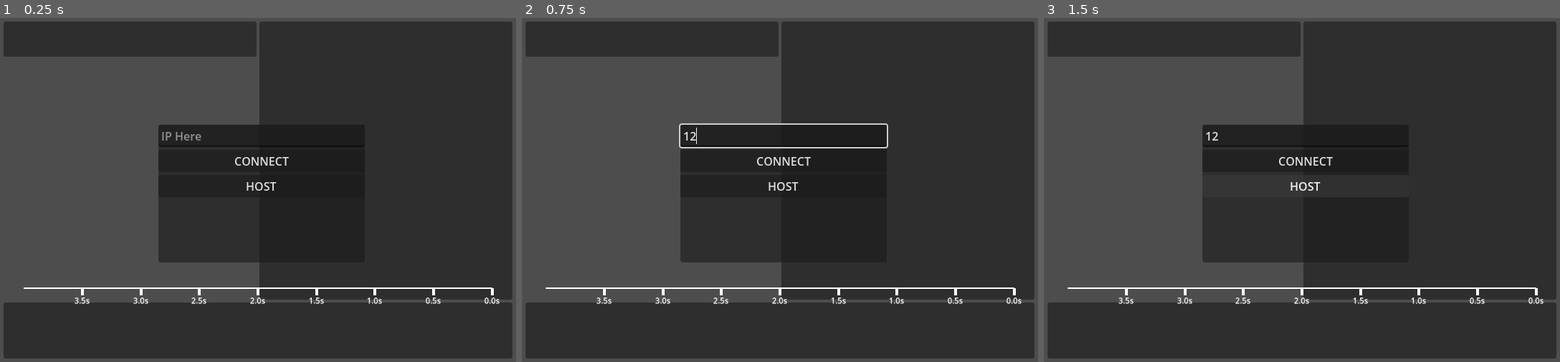
Above: before the commit, frames 1-3 (left to right).
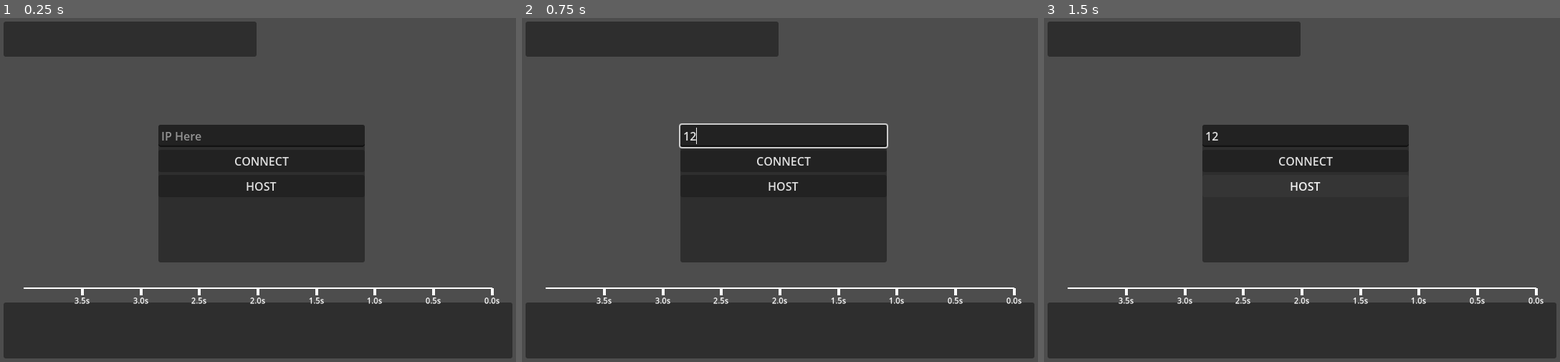
Above: after the commit, the same moments.

Repository: GlitchAnims/latent-depths
Game: Godot game, scene res://scenes/stronghold.tscn
Same seed, same stepped clock (60 frames per second), same inputs: the game is played once before the commit and once after it. The engine's default icon, where the game draws it, is replaced by a stand-in: a white triangle on a blue panel in a dark square.
Inputs (mouse positions are in pixels of both pictures, inside the frame that each line leads up to):
- Up to frame 1 (0.25 s): no input
- Up to frame 2 (0.75 s): click (785, 134) at 0.52 s; type "12" at 0.6 s
- Up to frame 3 (1.5 s): click "HOST" at 1.25 s

The runs differ from the first frame. In frame 1, 31% of the frame differs, in the area x 50-100%, y 1-82%; in frame 2, 31%; in frame 3, 31%.

Commit message:
Some stat modifications for battle

Diff:
--- a/scenes/stronghold.tscn
+++ b/scenes/stronghold.tscn
@@ -15,6 +15,7 @@
 [ext_resource type="Script" uid="uid://bdwta6tnidtgd" path="res://scripts/Audio/AudioManager.gd" id="7_uw0md"]
 [ext_resource type="Script" uid="uid://cxv6jr8qhky3l" path="res://scripts/HUD/BattleTimeline.gd" id="7_v57l1"]
 [ext_resource type="AudioStream" uid="uid://ksfsjyaa82e5" path="res://sounds/Timeline/NewActor.wav" id="8_ptabd"]
+[ext_resource type="StyleBox" uid="uid://cs8kplqaoud3o" path="res://styles/styleboxempty.tres" id="15_v57l1"]
 
 [sub_resource type="StyleBoxEmpty" id="StyleBoxEmpty_j02l2"]
 content_margin_left = 5.0
@@ -125,6 +126,7 @@
 size_flags_horizontal = 3
 size_flags_vertical = 3
 mouse_filter = 2
+theme_override_styles/panel = ExtResource("15_v57l1")
 
 [node name="Timeline" type="HBoxContainer" parent="Encompass/VBox1" unique_id=1828398779]
 layout_mode = 2
--- a/scripts/Map.gd
+++ b/scripts/Map.gd
@@ -8,7 +8,7 @@
 static func NormalizeHexDict() -> void:
 	GameData.hex_dict.clear()
 
-	const rings: int = 8
+	const rings: int = 10
 	const diameter: int = rings*2+1
 	for x in diameter:
 		var xcoord: int = x-rings
--- a/scripts/SkillScripts/SS_BaseMelee.gd
+++ b/scripts/SkillScripts/SS_BaseMelee.gd
@@ -9,6 +9,7 @@
 	else:
 		if dist == 1:
 			_attack_vec = coord_vec
+			reserved_heard_range = 1
 			return true
 	return false
 
@@ -45,6 +46,17 @@
 	worldHex = worldHex_dict.get(coord_to, null)
 	if worldHex != null:
 		worldHex.SetHexColor(Color.PURPLE)
+
+	var loud_coord_source: Vector2i = coord_from
+	var rings: int = reserved_heard_range
+	var diameter: int = rings*2+1
+	for x in diameter:
+		var xcoord: int = x-rings
+		for y in diameter-abs(xcoord):
+			var ycoord: int = y-mini(x,rings)
+			var coord: Vector2i = Vector2i(xcoord,ycoord) + loud_coord_source
+			worldHex = worldHex_dict.get(coord, null)
+			if worldHex != null: worldHex.SetLoud()
 
 func OnSelectAndUse() -> void:
 	pass
--- a/scripts/SkillScripts/SS_BaseMove.gd
+++ b/scripts/SkillScripts/SS_BaseMove.gd
@@ -2,7 +2,7 @@
 
 func IsHexSelectable(hex_from: Hex, hex_to: Hex) -> bool:
 	var dist: int = _CheckPathDist(hex_from, hex_to)
-	if skillConfig_ref.is_alt_skill: return dist >= 2 and dist <= 5
+	if skillConfig_ref.is_alt_skill: return dist >= 3 and dist <= 6
 	else: return dist >= 1 and dist <= 4
 
 var _last_hex_from: Hex = null
@@ -43,13 +43,11 @@
 
 	if skillConfig_ref.is_alt_skill: # Sprint
 		reserved_heard_range = 3
-		var delay: int = 3000 * dist
-		ins_ability.timer = delay
-		ins_cool.timer = 2000
+		ins_ability.timer = 2500 * dist
+		ins_cool.timer = 1500 * dist
 	else: # Base Move
 		reserved_heard_range = 2
-		var delay: int = 3000 * dist
-		ins_ability.timer = delay
+		ins_ability.timer = 3000 * dist
 		ins_cool.timer = 2000
 
 
